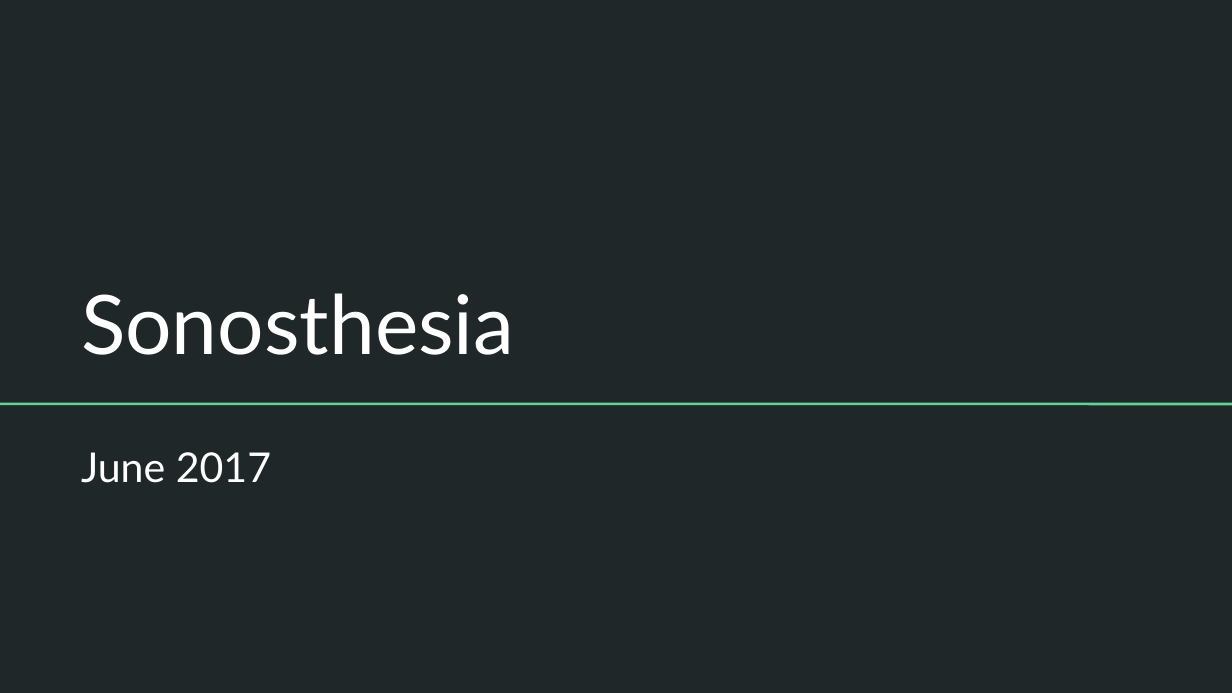
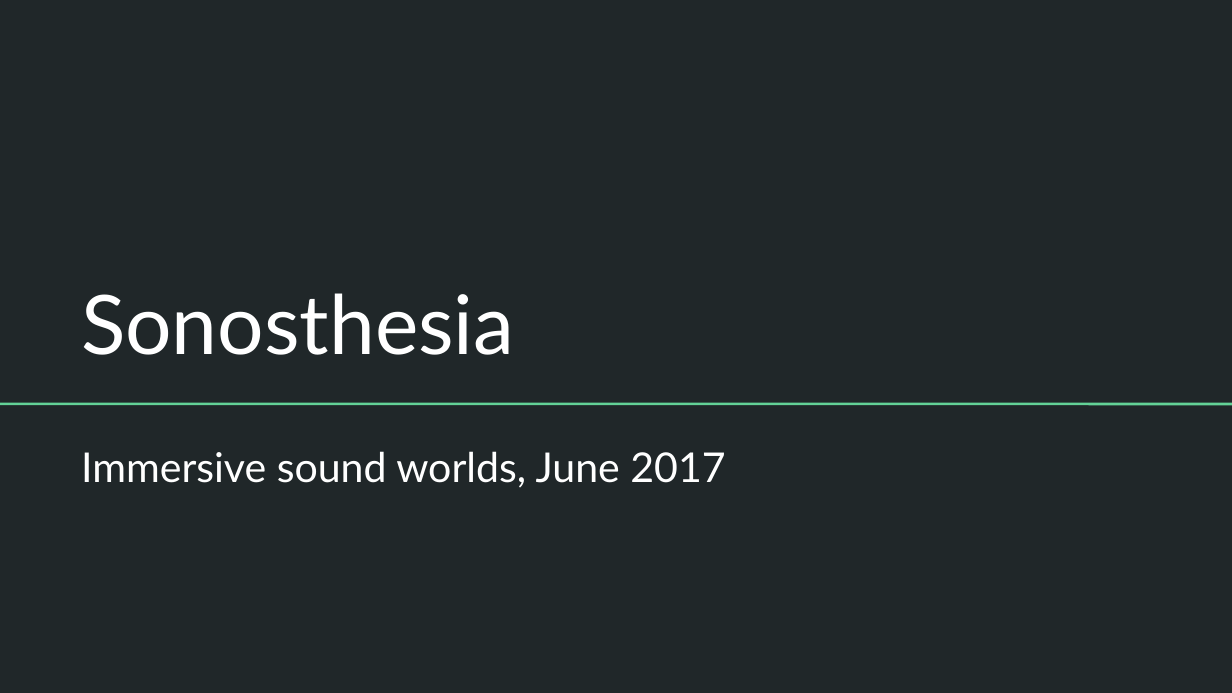
Before and after one commit to jbat100/sonosthesia-website, a slide deck: slide 1 of documents/presentation_2017.odp. Drawn at 1232x693 pixels with LibreOffice and Linux fonts; fonts in the diff are those of the drawing. Boxes give left, top, right and bottom in pixels: in the first picture for what was removed or moved away, otherwise in the second. Text is boxed around its words. In the diff, an @@ line names an element or a change of style, - is before the commit and + after.

```diff
--- a/documents/presentation_2017.odp
+++ b/documents/presentation_2017.odp
@@ subtitle at [81, 451, 725, 487]: text changed @@
-June 2017
+Immersive sound worlds, June 2017
```
Also in this commit, not shown: 3 other slides changed, 8 slides added, 2 slides removed.
